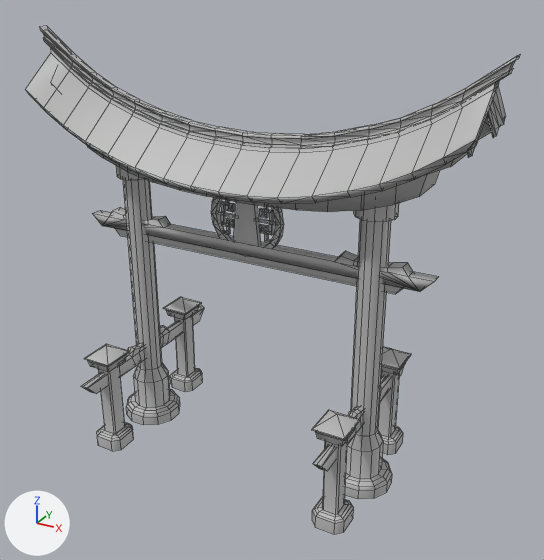
Before and after pictures for a commit that changed the FBX model IdleRPG/Assets/Torii/Torii.fbx.
Before and after are seen from a 50 mm lens placed at (1.22, -2.04, 1.7), pointed at (0.08, 0.02, 0.67). Lighting does not change. The marker at lower left points along +X, +Y and +Z. Mesh edges are drawn as thin lines. Where no turn or scale is listed for an object, it has been applied to the vertices.

In view in the first picture: 'Torii'.
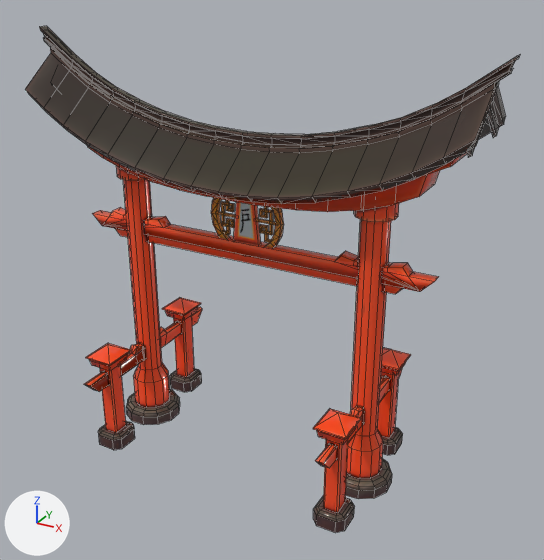
Commit message: Torii done

Where the newer file only moved an object's origin or applied its transform, the numbers keep the older frame.

Edits to the bpy script that builds the scene:
```text
Add img_torii_albedo_new_02_png:
    img_torii_albedo_new_02_png = load_image('Torii_Albedo_New_02.png', '_unpacked/Torii_Albedo_New_02.png', 1024, 1024, 'sRGB')
Add mat_aistandardsurface1:
    mat_aistandardsurface1 = principled_material('aiStandardSurface1')
    mat_aistandardsurface1.texture = img_torii_albedo_new_02_png
    mat_aistandardsurface1.roughness = 0.1
Change me_mesh:
    used by ob_torii; location = (-0.004, 0.0, 0.725)
    remove me_mesh.from_pydata(...)  # 1415 vertices, 1619 faces; spans x -0.81..0.81, y -0.37..0.37, z -0.73..0.73
    add me_mesh.from_pydata(...)  # 1446 vertices, 1655 faces; spans x -0.81..0.81, y -0.36..0.36, z -0.73..0.73
    me_mesh part 1: the loose piece of 31 vertices spanning x 0.44..0.47, y 0.04..0.37, z -0.47..-0.39 is moved by (0.0, -0.01, 0.0), in mat_aistandardsurface1 (picture img_torii_albedo_new_02_png)
    me_mesh part 2: the loose piece of 31 vertices spanning x -0.46..-0.43, y -0.37..-0.04, z -0.47..-0.39 is moved by (0.0, 0.02, 0.0), in mat_aistandardsurface1 (picture img_torii_albedo_new_02_png)
    me_mesh part 3: the loose piece of 31 vertices spanning x -0.46..-0.43, y 0.03..0.37, z -0.47..-0.39 is moved by (0.0, -0.01, 0.0), in mat_aistandardsurface1 (picture img_torii_albedo_new_02_png)
    me_mesh part 4: the loose piece of 31 vertices spanning x 0.44..0.47, y -0.37..-0.04, z -0.47..-0.39 is moved by (-0.9, 0.02, 0.0), in mat_aistandardsurface1 (picture img_torii_albedo_new_02_png)
    me_mesh part 5: the loose piece of 31 vertices spanning x -0.46..-0.43, y -0.37..-0.04, z -0.47..-0.39 is copied, and the copy is moved by (0.9, 0.02, 0.0), in mat_aistandardsurface1 (picture img_torii_albedo_new_02_png); it spans x 0.44..0.47, y -0.36..-0.02, z -0.47..-0.39
    me_mesh part 6
    92 vertices are removed from x -0.5..0.51, y -0.3..0.29, z -0.73..-0.4
    143 faces are deleted
    30 vertices in x -0.5..0.51, y -0.3..-0.18, z -0.4..-0.32 move by (0.0, 0.01, 0.0)
    29 vertices move within x -0.5..0.51, y -0.28..0.27, z -0.73..-0.37
    72 vertices are added at x -0.5..0.51, y -0.29..0.26, z -0.73..-0.4
    12 new vertices lie (0.0, 0.0, -0.28) away from vertices in x -0.48..0.48, y -0.2..0.27, z -0.4
    8 new vertices lie (0.0, 0.08, 0.0) away from vertices in x -0.5..0.51, y -0.27, z -0.73..-0.69
    143 new faces join them
    me_mesh part 7: 1333 faces spanning x -0.81..0.81, y -0.29..0.29, z -0.73..0.73 switch from mat_lambert1 (grey #bcbcbc) to mat_aistandardsurface1 (picture img_torii_albedo_new_02_png)
```

Boxes (x1, y1, x2, y2) around the edits, measured in the pictures (544 x 560 px; the box of a moved part takes in the faces that stretch with it):
'Torii', reshaped
    before: (25, 26, 520, 534)
    after: (25, 26, 520, 533)
part 1 of me_mesh, moved or reshaped
    before: (379, 366, 404, 403)
    after: (379, 369, 402, 403)
part 2 of me_mesh, moved or reshaped
    before: (81, 344, 145, 394)
    after: (85, 345, 145, 391)
part 3 of me_mesh, moved or reshaped
    before: (160, 306, 204, 348)
    after: (160, 307, 202, 348)
part 4 of me_mesh, moved or reshaped
    before: (313, 407, 364, 471)
    after: (85, 343, 145, 392)
part 5 of me_mesh, added (red)
    after: (315, 406, 364, 468)
part 6 of me_mesh, moved or reshaped
    before: (84, 315, 399, 534)
    after: (86, 316, 398, 533)
part 7 of me_mesh, recoloured (grey to red)
    both: (25, 26, 519, 499)
